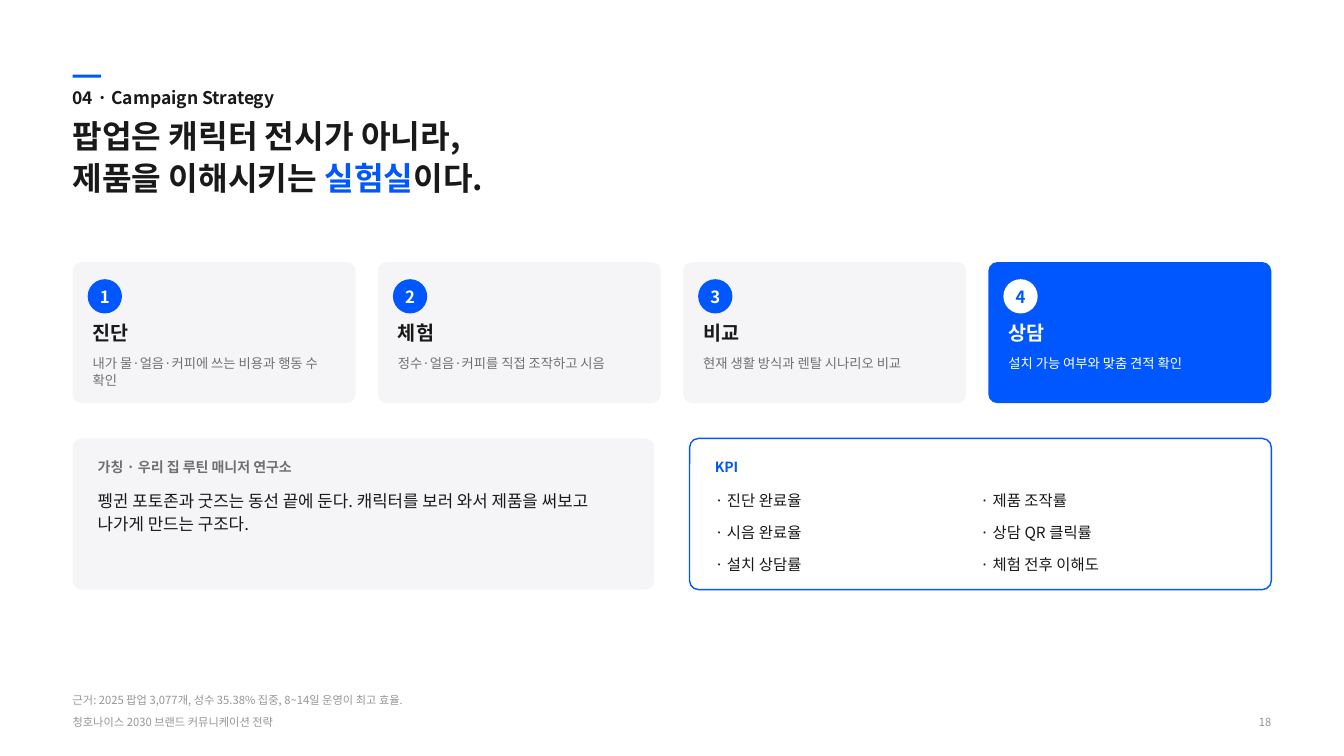
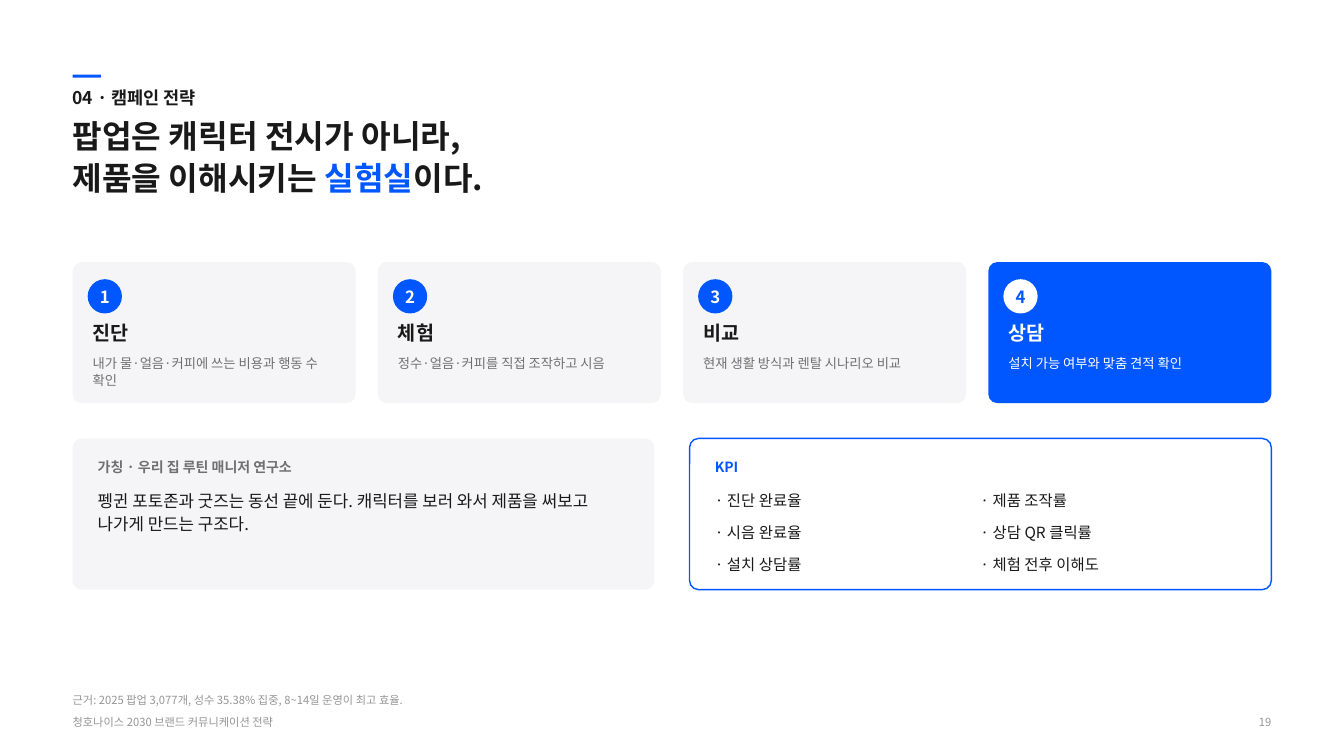
Before and after one commit to PhrenO0/CHAI-AI, a slide deck: slide 24 of 청호나이스-브랜드전략-제안.pptx (slide 23 before the commit). Drawn at 1344x756 pixels with LibreOffice and Linux fonts; fonts in the diff are those of the drawing. Boxes give left, top, right and bottom in pixels: in the first picture for what was removed or moved away, otherwise in the second. Text is boxed around its words. In the diff, an @@ line names an element or a change of style, - is before the commit and + after.

```diff
--- a/청호나이스-브랜드전략-제안.pptx
+++ b/청호나이스-브랜드전략-제안.pptx
@@ text at box(73, 89, 196, 106): text changed @@
-04 · Campaign Strategy
+04 · 캠페인 전략
```
Also in this commit, not shown: 21 other slides changed, 1 slide added, 1 other file.
